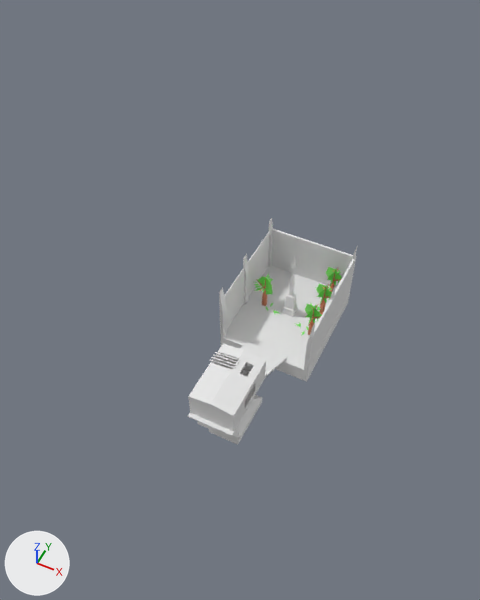
An edit to the Blender file Assets/models/3d escenario de pruebas.blend, drawn before and after from the same camera.
Camera for both pictures: a camera (50 mm lens) standing at (38.8, -71.9, 122.4) and looking at (-4.2, 14.0, 15.0). Every picture has the same lights, and +X, +Y and +Z are marked at lower left.

The first picture shows 'Cubo.001', 'Cubo.002', 'Cubo.003', 'Cubo.005', 'Cubo.026'.
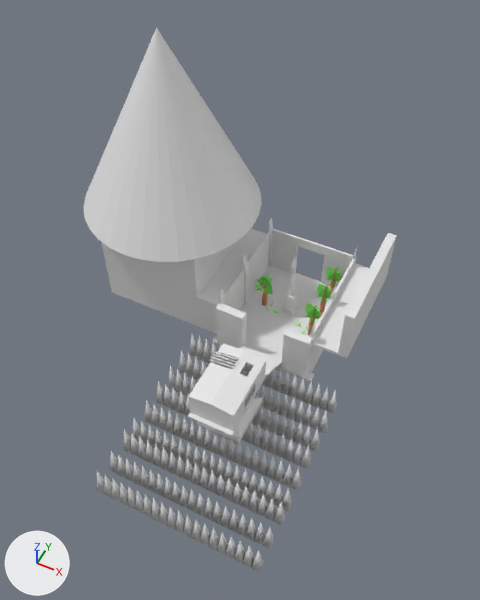
The change, as a diff of the scene's bpy script:
```diff
--- a/Assets/models/3d escenario de pruebas.blend.py
+++ b/Assets/models/3d escenario de pruebas.blend.py
@@ me_cubo_026 @@
-me_cubo_026.from_pydata(...)  # 28 vertices, 26 faces; spans x -10.1..13.5, y -16.6..12.6, z -6.6..6.6
+me_cubo_026.from_pydata(...)  # 120 vertices, 117 faces; spans x -43.0..22.2, y -16.6..12.6, z -6.6..17.7
+# me_cubo_026 part 1
+# 18 faces are deleted
+# 24 vertices are added at x -43.0..22.2, y -16.5..12.0, z -6.6..17.7
+# 14 new vertices lie (0.0, 0.0, 10.4) away from vertices in x -10.1..13.5, y -16.6..12.6, z -6.6
+# 14 new vertices lie (0.0, 0.0, -2.0) away from vertices in x -10.1..13.5, y -16.6..12.6, z 6.6
+# 8 new vertices lie (-7.6, 0.0, 0.0) away from vertices in x 13.0, y 12.0..12.6, z -6.6..6.6
+# 8 new vertices lie (7.6, 0.0, 0.0) away from vertices in x -9.8, y 12.0..12.6, z -6.6..6.6
+# 8 new vertices lie (0.0, -26.2, 0.0) away from vertices in x -10.1..-9.8, y 12.0, z -6.6..6.6
+# 6 new vertices lie (-6.4, 0.0, 0.0) away from vertices in x -10.1, y -16.0..12.0, z 3.8..4.6
+# 5 new vertices lie (-2.2, 0.0, 0.0) away from vertices in x -16.5, y -16.0..12.0, z 3.8..4.6
+# 5 new vertices lie (0.0, 0.0, 13.1) away from vertices in x -18.7..-16.5, y -16.0..12.0, z 4.6
+# 109 new faces join them
@@ me_cube_009 @@
+me_cube_009.from_pydata([(-1.0, -1.0, -1.0), (-0.01, -0.01, 7.59), (-1.0, 1.0, -1.0), (-0.01, 0.01, 7.59), (1.0, -1.0, -1.0), (0.01, -0.01, 7.59), (1.0, 1.0, -1.0), (0.01, 0.01, 7.59)], [], [(0, 1, 3, 2), (2, 3, 7, 6), (6, 7, 5, 4), (4, 5, 1, 0), (2, 6, 4, 0), (7, 3, 1, 5)])
+me_cube_009.polygons.foreach_set('use_smooth', [True] * 6)
@@ ob_cone @@
+ob_cone = bpy.data.objects.new('Cone', me_cone)  # a 32-sided cone pointing to +z spanning x -1.0..1.0, y -1.0..1.0, z -1.0..1.0
+ob_cone.location = (-33.8, 36.0, 37.7)
+ob_cone.scale = (22.0, 22.0, 22.0)
@@ ob_cube_009 @@
+ob_cube_009 = bpy.data.objects.new('Cube.009', me_cube_009)  # modifiers ARRAY
+ob_cube_009.location = (-18.5, -25.2, -14.8)
@@ ob_cube_008 @@
+ob_cube_008 = bpy.data.objects.new('Cube.008', me_cube_009.copy())  # modifiers ARRAY
+ob_cube_008.location = (-18.5, -19.9, -14.8)
@@ ob_cube_007 @@
+ob_cube_007 = bpy.data.objects.new('Cube.007', me_cube_009.copy())  # modifiers ARRAY
+ob_cube_007.location = (-18.5, -14.5, -14.0)
@@ ob_cube_006 @@
+ob_cube_006 = bpy.data.objects.new('Cube.006', me_cube_009.copy())  # modifiers ARRAY
+ob_cube_006.location = (-18.5, -10.7, -14.8)
@@ ob_cube_005 @@
+ob_cube_005 = bpy.data.objects.new('Cube.005', me_cube_009.copy())  # modifiers ARRAY
+ob_cube_005.location = (-18.5, -5.4, -14.8)
@@ ob_cube_004 @@
+ob_cube_004 = bpy.data.objects.new('Cube.004', me_cube_009.copy())  # modifiers ARRAY
+ob_cube_004.location = (-18.5, 0.0, -14.0)
@@ ob_cube_003 @@
+ob_cube_003 = bpy.data.objects.new('Cube.003', me_cube_009.copy())  # modifiers ARRAY
+ob_cube_003.location = (-18.5, 5.4, -14.8)
@@ ob_cube_002 @@
+ob_cube_002 = bpy.data.objects.new('Cube.002', me_cube_009.copy())  # modifiers ARRAY
+ob_cube_002.location = (-18.5, 10.7, -14.8)
@@ ob_cube_001 @@
+ob_cube_001 = bpy.data.objects.new('Cube.001', me_cube_009.copy())  # modifiers ARRAY
+ob_cube_001.location = (-18.5, 16.1, -14.0)
@@ ob_cube @@
+ob_cube = bpy.data.objects.new('Cube', me_cube)  # 32 vertices, 30 faces; spans x -1.0..1.0, y -1.0..1.0, z -1.0..90.5
+ob_cube.location = (-0.2, 18.5, -8.6)
+ob_cube.scale = (13.4, 1.0, 0.144)
```

Pixel boxes [x1, y1, x2, y2] of what changed, in the pictures (480 x 600 px):
'Cone', added: after [83, 27, 262, 262]
'Cubo.026', reshaped: before [219, 228, 356, 371]; after [101, 228, 397, 368]
'Cube.009', added: after [97, 471, 264, 573]
'Cube.008', added: after [110, 451, 275, 550]
'Cube.007', added: after [123, 429, 285, 525]
'Cube.005', added: after [144, 400, 302, 491]
'Cube.006', added: after [133, 418, 292, 512]
'Cube', added: after [213, 303, 315, 381]
'Cube.004', added: after [156, 380, 311, 469]
'Cube.001', added: after [189, 334, 337, 414]
'Cube.002', added: after [178, 350, 328, 434]
'Cube.003', added: after [168, 366, 320, 452]
